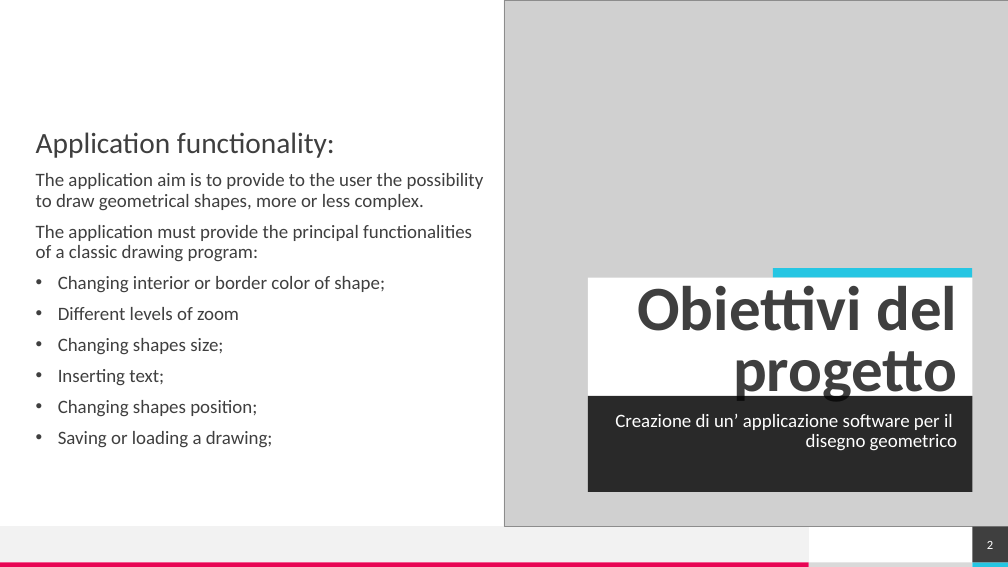
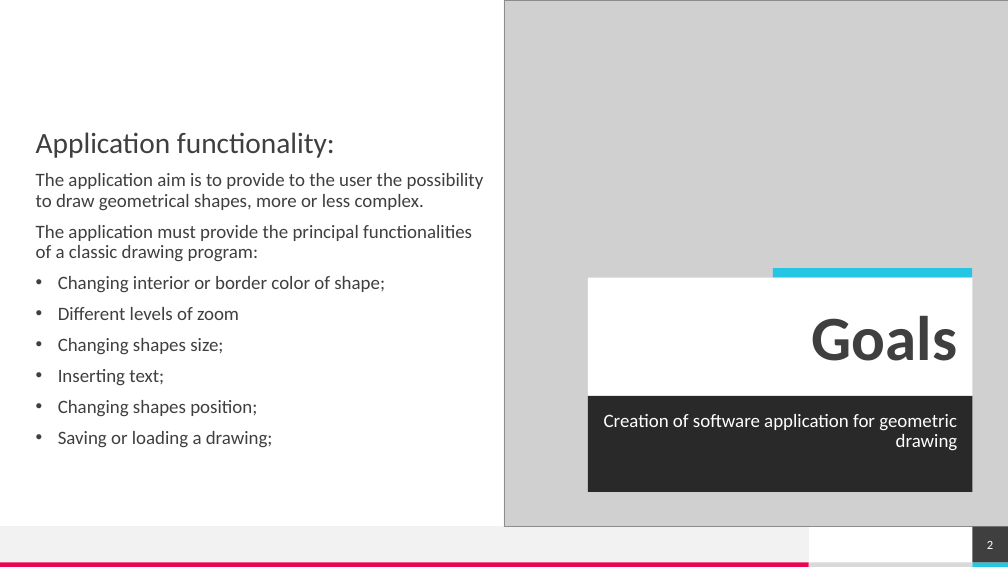
Before and after one commit to pax7898/SEProject, a slide deck: slide 2 of presentation1.pptx. Drawn at 1008x567 pixels with LibreOffice and Linux fonts; fonts in the diff are those of the drawing; grey boxes stand for pictures. Boxes give left, top, right and bottom in pixels: in the first picture for what was removed or moved away, otherwise in the second. Text is boxed around its words. In the diff, an @@ line names an element or a change of style, - is before the commit and + after.

```diff
--- a/presentation1.pptx
+++ b/presentation1.pptx
@@ title at bbox=[812, 316, 958, 361]: text changed @@
-Obiettivi del progetto
+Goals
@@ text at bbox=[604, 414, 958, 451]: text changed @@
-Creazione di un’ applicazione software per il disegno geometrico
+Creation of software application for geometric drawing
```
Also in this commit, not shown: 2 other slides changed, 1 slide added, 1 slide removed.
